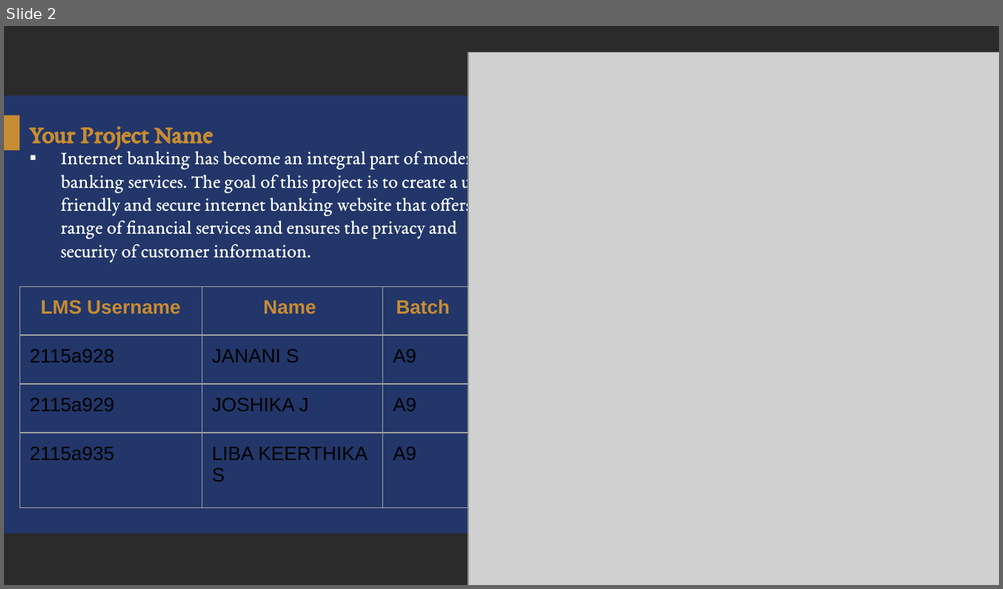
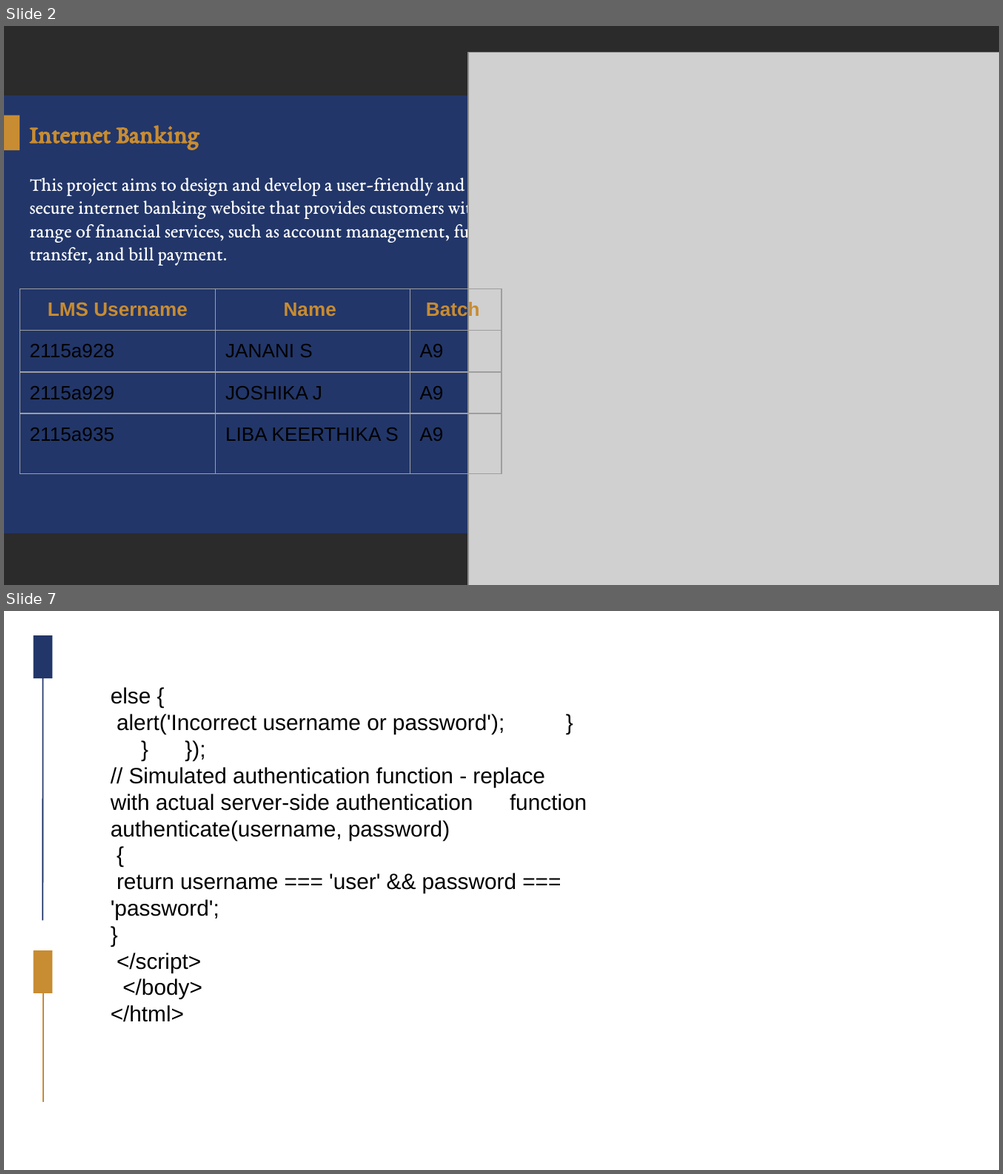
Before and after one commit to Jananijaa/Group_A9_11, a slide deck: Group_A9_11.pptx. Shown one above the other, each under a label of ours: slide 2 before the commit, slides 2 and 7 after it; the slides between them are not shown. The pictures are 1003x589 and 1003x1174 pixels, drawn with LibreOffice and Linux fonts; fonts in the diff are those of the drawing; grey boxes stand for pictures; background and template pictures are left out; a plain dark background stands for a picture behind light text. Boxes give left, top, right and bottom in pixels: in the first picture for what was removed or moved away, otherwise in the second. Text is boxed around its words. In the diff, an @@ line names an element or a change of style, - is before the commit and + after.

```diff
--- a/Group_A9_11.pptx
+++ b/Group_A9_11.pptx
@@ slide 7 added at [4,611,999,1170], background picture (left out) @@
@@ group added at [34,636,53,1102]: 2 rectangles, 2 lines @@
@@ text added at [111,687,586,1022], 16 pt, text #000000 @@
+else {
+alert('Incorrect username or password'); } } });
+// Simulated authentication function - replace with actual server-side authentication function authenticate(username, password)
+{
+return username === 'user' && password === 'password';
+}
+</script>
+</body>
+</html>
@@ slide 2 changed as well @@
@@ title at [29,125,199,150]: text changed @@
-Your Project Name
+Internet Banking
@@ text at [30,178,489,265]: text changed @@
-▪ Internet banking has become an integral part of modern banking services. The goal of this project is to create a user-friendly and secure internet banking website that offers a range of financial services and ensures the privacy and security of customer information.
+This project aims to design and develop a user-friendly and secure internet banking website that provides customers with a range of financial services, such as account management, fund transfer, and bill payment.
@@ table: place and size @@
-table at [20,286,469,508]
+table at [20,289,501,486]
```
Also in this commit, not shown: 4 other slides changed, 5 other slides added, 3 slides removed.
